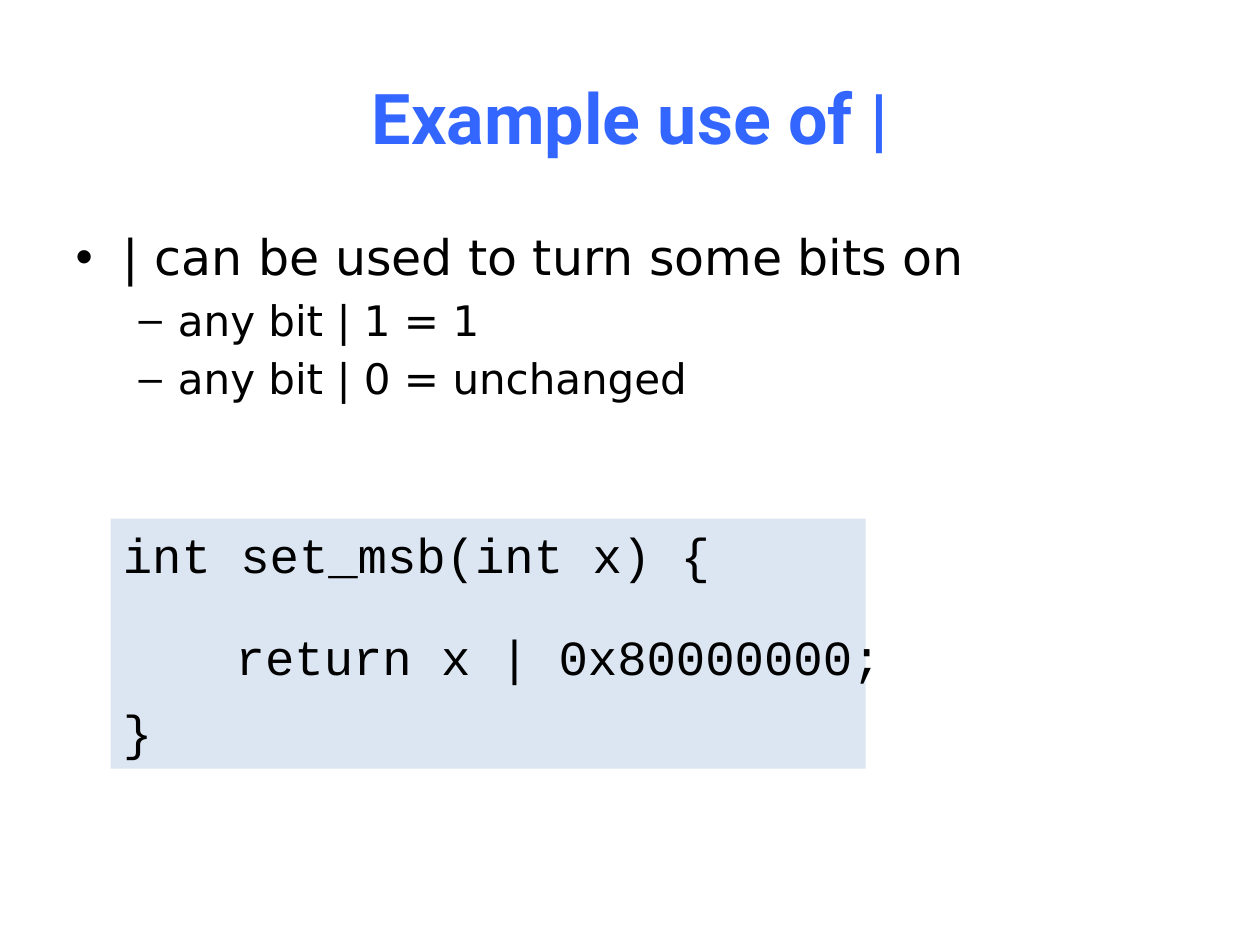
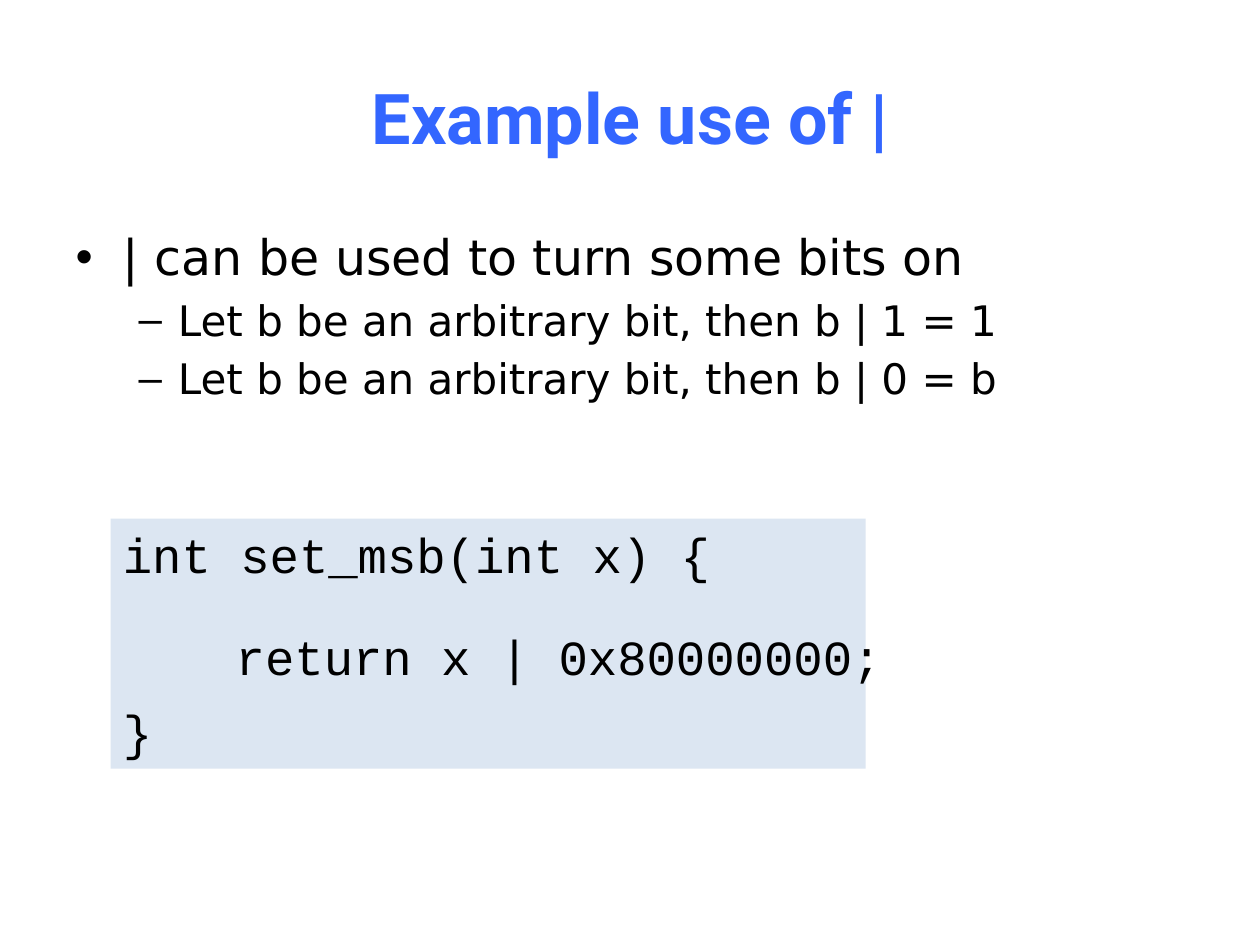
Before and after one commit to NYU-CSO/nyu-cso.github.io, a slide deck: slide 23 of notes/04-C_Basics.pptx. Drawn at 1260x945 pixels with LibreOffice and Linux fonts; fonts in the diff are those of the drawing. Boxes give left, top, right and bottom in pixels: in the first picture for what was removed or moved away, otherwise in the second. Text is boxed around its words. In the diff, an @@ line names an element or a change of style, - is before the commit and + after.

```diff
--- a/notes/04-C_Basics.pptx
+++ b/notes/04-C_Basics.pptx
@@ text at bbox=[178, 304, 997, 403]: text changed @@
-  – any bit | 1 = 1
-  – any bit | 0 = unchanged
+  – Let b be an arbitrary bit, then b | 1 = 1
+  – Let b be an arbitrary bit, then b | 0 = b
```
Also in this commit, not shown: 6 other slides changed, 2 slides added, 1 other file.
